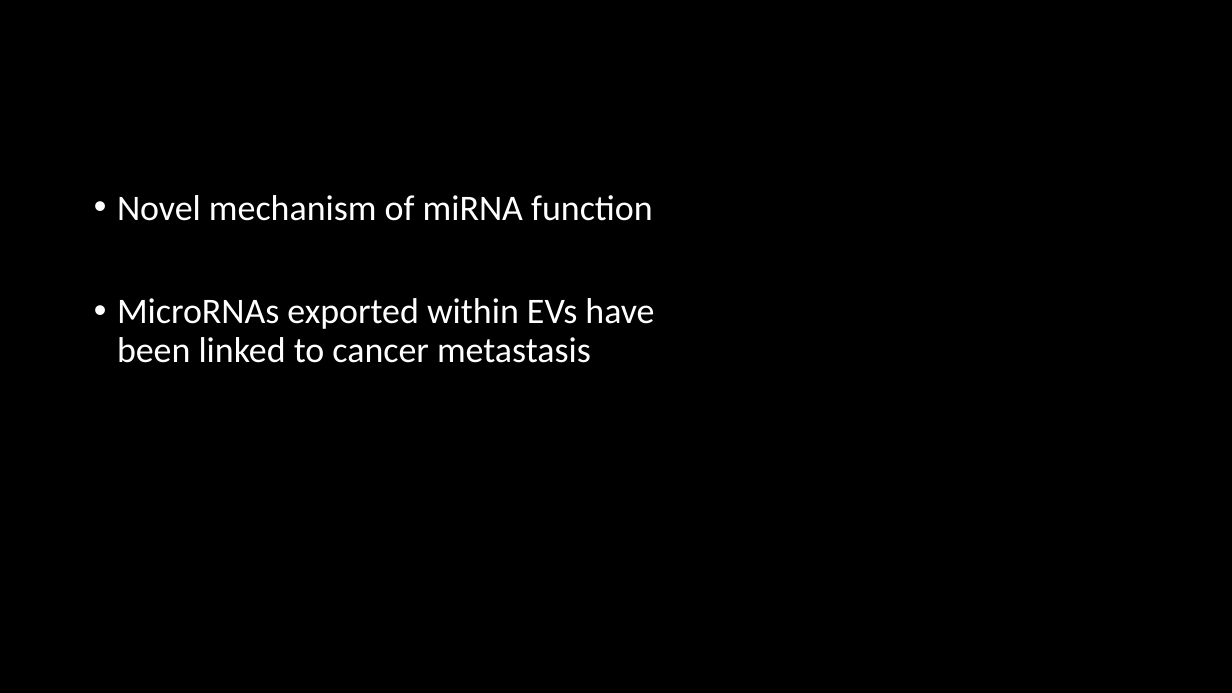
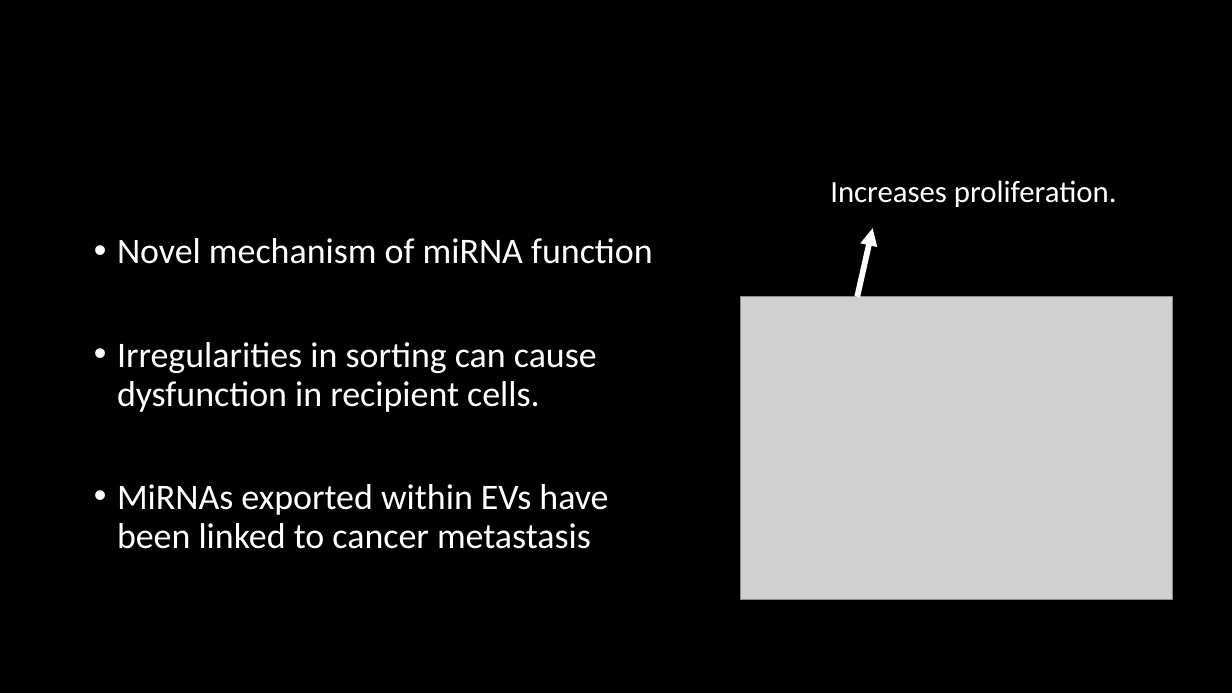
Before and after one commit to HarleyRobinson/Honours2, a slide deck: slide 14 of BackgroundInfo/Selective export of microRNA via extracellular vesicles (2).pptx. Drawn at 1232x693 pixels with LibreOffice and Linux fonts; fonts in the diff are those of the drawing; grey boxes stand for pictures; background and template pictures are left out. Boxes give left, top, right and bottom in pixels: in the first picture for what was removed or moved away, otherwise in the second. Text is boxed around its words. In the diff, an @@ line names an element or a change of style, - is before the commit and + after.

```diff
--- a/BackgroundInfo/Selective export of microRNA via extracellular vesicles (2).pptx
+++ b/BackgroundInfo/Selective export of microRNA via extracellular vesicles (2).pptx
@@ text added at (830, 180, 1117, 207), 24 pt, text #FFFFFF @@
+Increases proliferation.
@@ text "Novel mechanism of miRNA function": place and size @@
-text "Novel mechanism of miRNA function" at (117, 195, 654, 363)
+text "Novel mechanism of miRNA function" at (117, 238, 653, 549)
@@ arrow added from (858, 297) to (872, 228), #FFFFFF 4.5 pt @@
@@ picture added at (741, 297, 1174, 600) @@
@@ text at (117, 342, 608, 549): text changed @@
-• MicroRNAs exported within EVs have been linked to cancer metastasis
+• Irregularities in sorting can cause dysfunction in recipient cells.
+• MiRNAs exported within EVs have been linked to cancer metastasis
```
Also in this commit, not shown: 8 other slides changed, 1 slide added, 1 slide removed, 2 other files.
